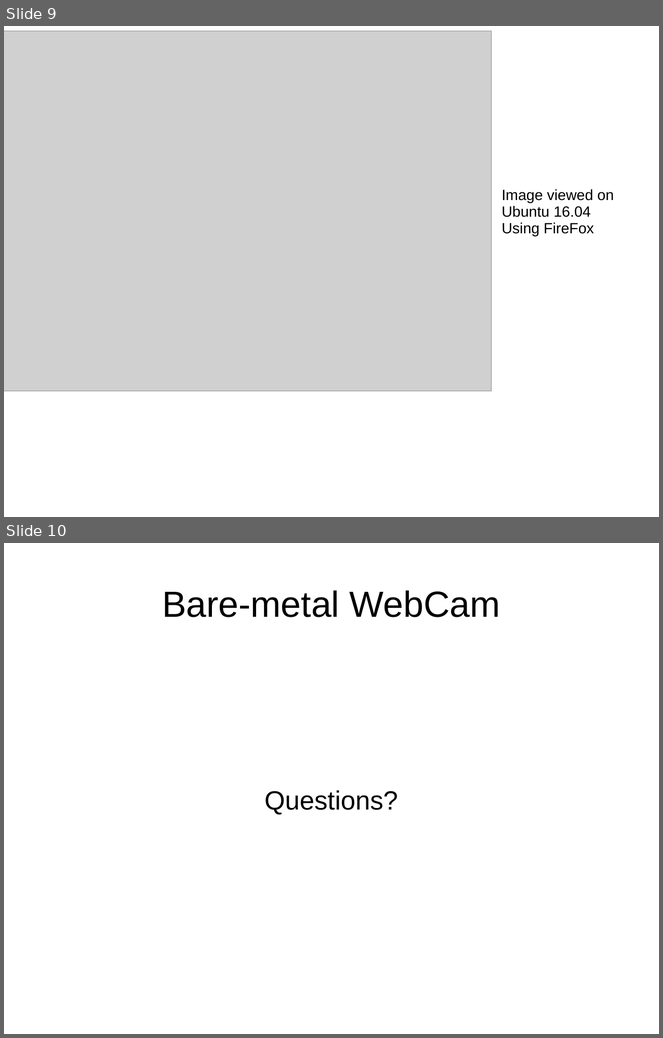
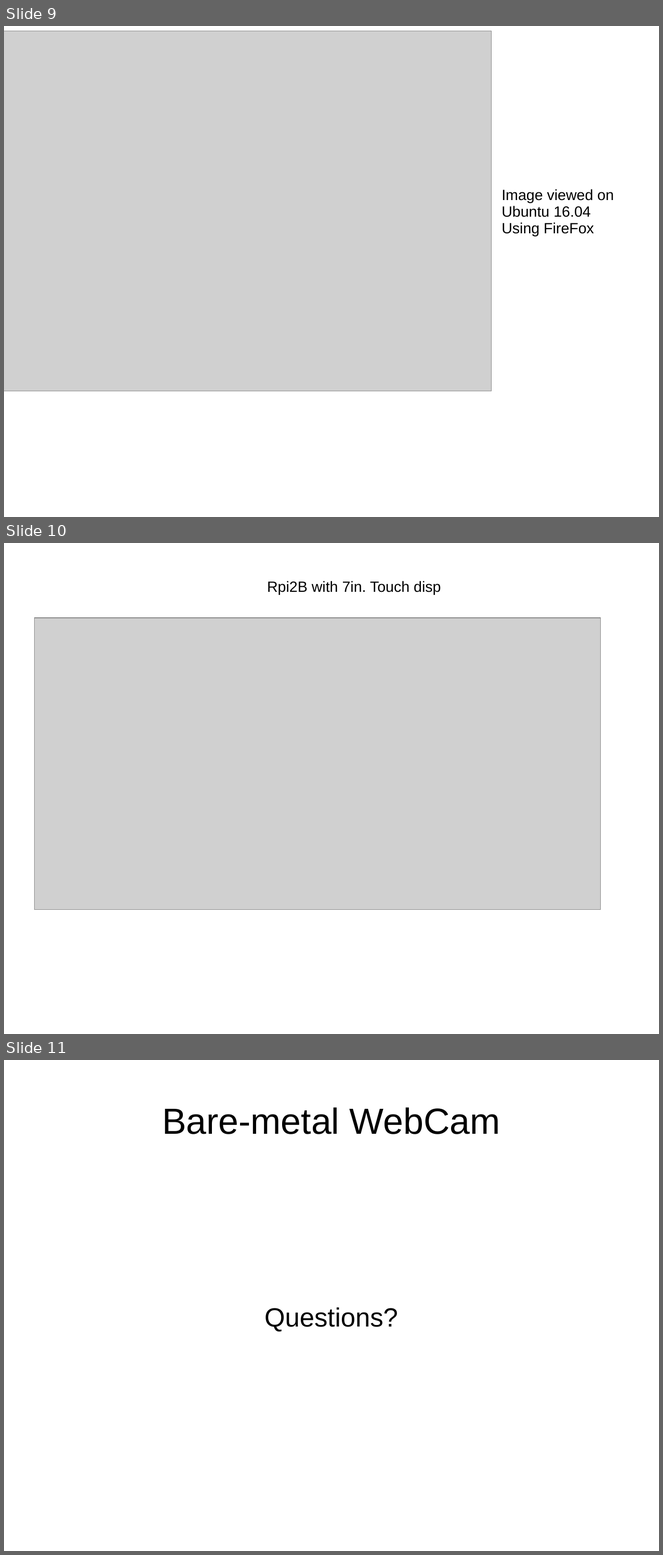
Before and after one commit to develone/EKIS, a slide deck: presentations/webcam.ppt. Shown one above the other, each under a label of ours: slides 9 and 10 before the commit, slides 9, 10 and 11 after it. The pictures are 663x1038 and 663x1555 pixels, drawn with LibreOffice and Linux fonts; fonts in the diff are those of the drawing; grey boxes stand for pictures. Boxes give left, top, right and bottom in pixels: in the first picture for what was removed or moved away, otherwise in the second. Text is boxed around its words. In the diff, an @@ line names an element or a change of style, - is before the commit and + after.

Commit message:
added the Rpi2B with 7in Touch disp

```diff
--- a/presentations/webcam.ppt
+++ b/presentations/webcam.ppt
@@ slide 10 added at box(4, 543, 659, 1034), background #FFFFFF @@
@@ text added at box(267, 581, 441, 594), 18 pt, text #000000 @@
+Rpi2B with 7in. Touch disp
@@ picture added at box(34, 618, 601, 910) @@
@@ what was slide 10 is now slide 11 @@
```
